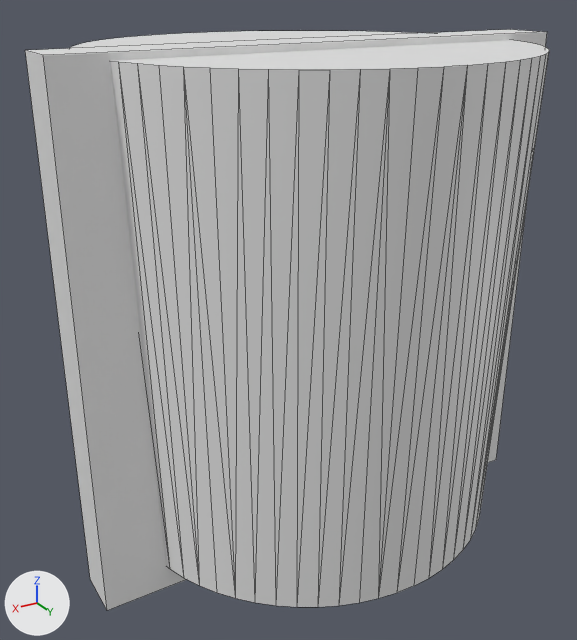
What one commit did to the Blender file CAD/24-well-render-well.blend.
Before and after are seen from a camera (50 mm lens) standing at (16.2, 25.7, 20.0) and looking at (0.8, 0.0, 7.2). Arrows for +X, +Y and +Z are at lower left; the lights stay in place. Mesh edges are drawn as thin lines on the coarser meshes.

In view in the first picture: 'Cube', 'well'.
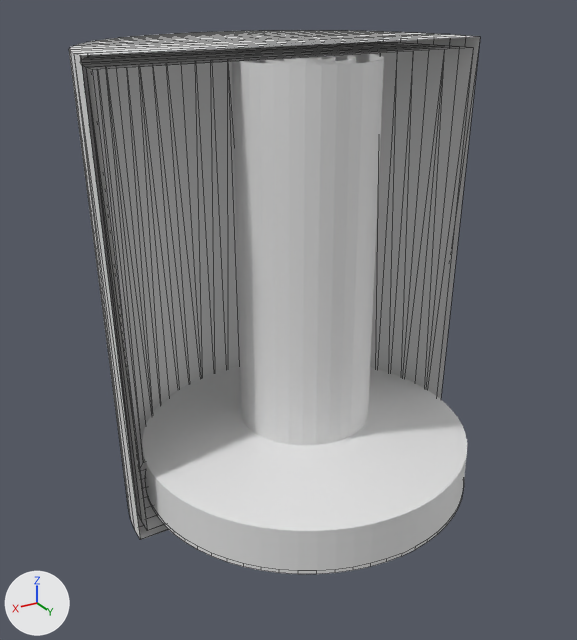
Commit message: ready to face well

Edits to the scene script, one JSON object a line:
```json
{"block": "me_circle", "where": "# used by ob_well; location = (0.0, 0.0, -0.65)"}
{"op": "remove", "block": "me_circle", "code": "me_circle.from_pydata(...)  # 256 vertices, 260 faces; spans x -8.3..8.3, y -8.3..8.3, z -0.3..18.4"}
{"op": "add", "block": "me_circle", "code": "me_circle.from_pydata(...)  # 132 vertices, 252 faces; spans x -8.3..8.3, y -8.3..0.0, z -0.3..18.4"}
{"block": "me_circle", "change": "me_circle part 1"}
{"block": "me_circle", "change": "124 vertices are removed from x -8.3..8.3, y 0.7..8.3, z -0.3..18.4"}
{"block": "me_circle", "change": "132 faces are deleted"}
{"block": "me_circle", "change": "124 new faces join them"}
{"op": "add", "block": "ob_cube", "code": "ob_cube.hide_viewport = True"}
```

Changed parts and their boxes [x1, y1, x2, y2] in the pictures (577 x 640 px; the box of a moved part takes in the faces that stretch with it):
```json
{"object": "well", "change": "reshaped", "before": [70, 31, 549, 607], "after": [69, 31, 480, 540], "on screen": "14% narrower, 12% shorter"}
{"object": "Cube", "change": "hidden", "before": [25, 29, 547, 610]}
{"part": 1, "of": "me_circle", "change": "moved or reshaped", "before": [70, 31, 549, 607], "after": [69, 31, 478, 540]}
{"object": "pillar", "change": "unchanged, uncovered by the edit", "after": [142, 51, 467, 571]}
```
